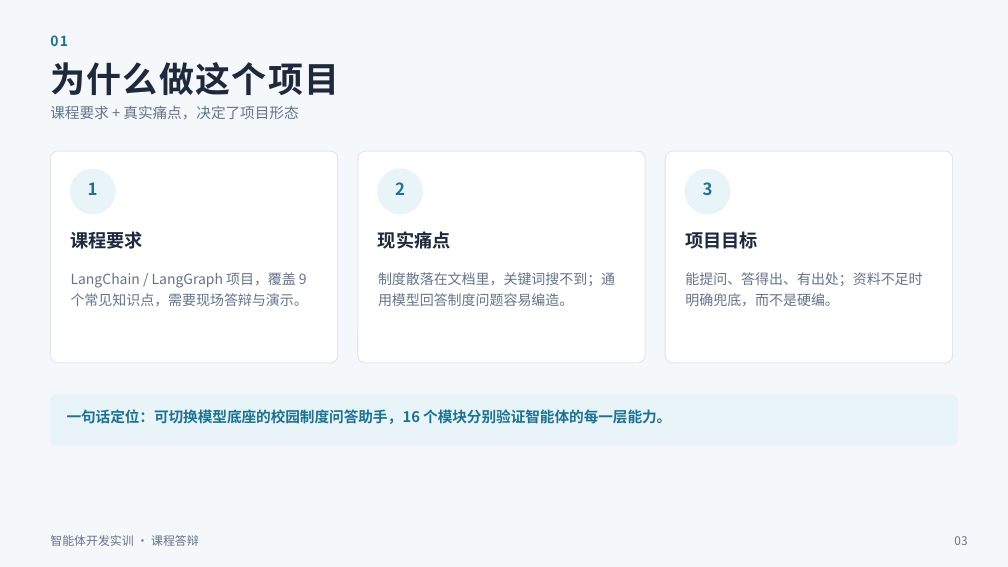
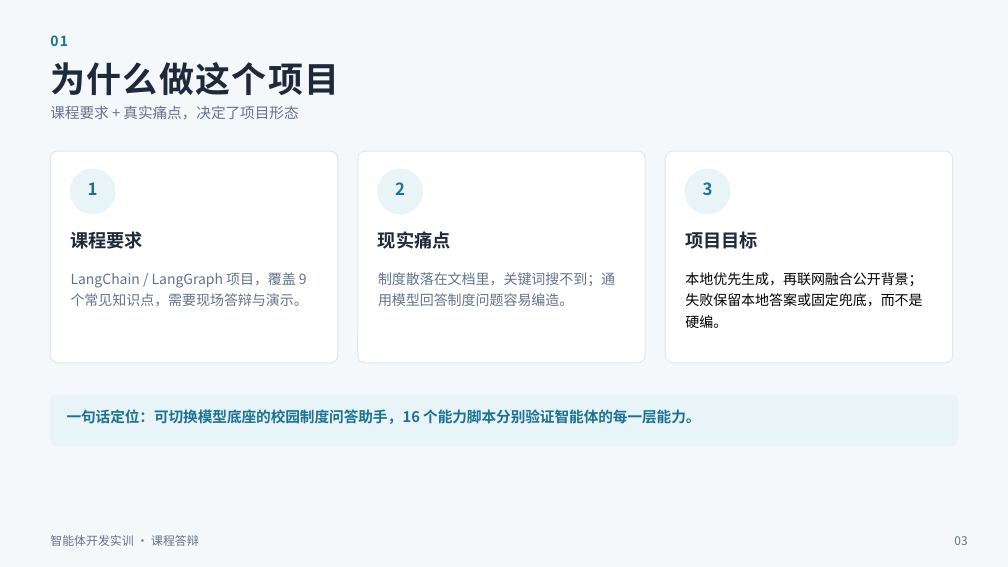
Before and after one commit to 1y1-dotcom/--langchain, a slide deck: slide 3 of 答辩PPT.pptx. Drawn at 1008x567 pixels with LibreOffice and Linux fonts; fonts in the diff are those of the drawing. Boxes give left, top, right and bottom in pixels: in the first picture for what was removed or moved away, otherwise in the second. Text is boxed around its words. In the diff, an @@ line names an element or a change of style, - is before the commit and + after.

```diff
--- a/答辩PPT.pptx
+++ b/答辩PPT.pptx
@@ text at (x1=685, y1=272, x2=922, y2=328): text changed; text colour #64748B to #000000 @@
-能提问、答得出、有出处；资料不足时明确兜底，而不是硬编。
+本地优先生成，再联网融合公开背景；失败保留本地答案或固定兜底，而不是硬编。
@@ text at (x1=67, y1=409, x2=700, y2=424): text changed @@
-一句话定位：可切换模型底座的校园制度问答助手，16 个模块分别验证智能体的每一层能力。
+一句话定位：可切换模型底座的校园制度问答助手，16 个能力脚本分别验证智能体的每一层能力。
```
Also in this commit, not shown: 11 other slides changed, 12 other files.
